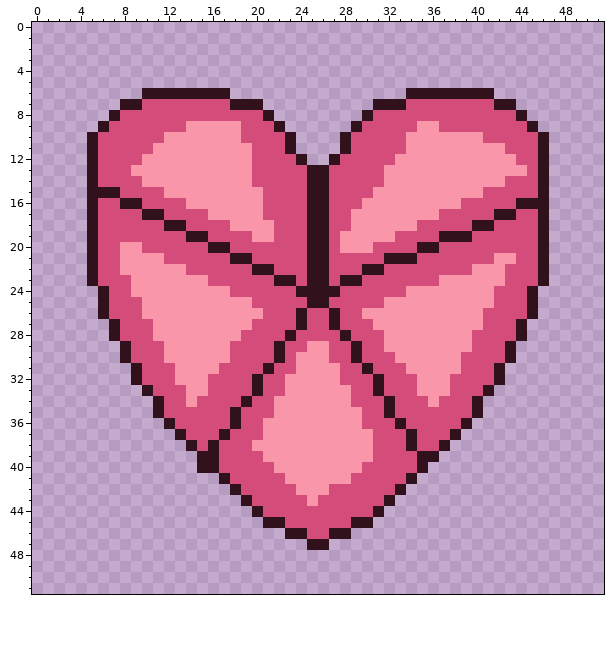
One commit to this pixel-art sprite: Cosmo-Truckers/Assets/Checked Out/Cole/Art/MG_Art/1. D1_MG/3. MiniBoss/DemHand/1. EyeGouger/MG_D1DEM_GougerGem.png. The picture above is the old version.
The file is 52x52 pixels.
New version:
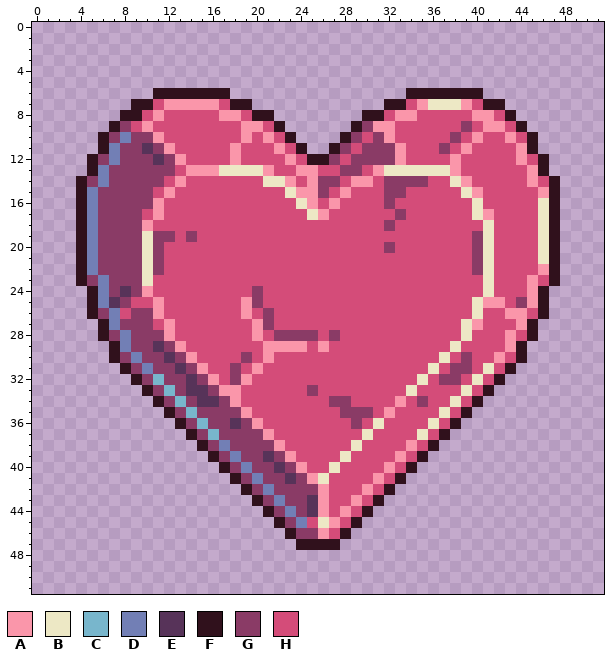
Palette (. is transparent): A #fa96aa  B #ede8c5  C #78b6cc  D #727fb5  E #573359  F #30111c  G #8a3b66  H #d44c79
The edit:
Changed rows in their new state; - is an unchanged pixel.
first column x 4:
 6 ------.------------------------------.------
 7 ----.-F-AAAAA---.----------.---ABBBA-F-.----
 8 ---.FF-A-----AA-F----------F-AA-----AA-F.---
 9 --.FG-A---HHHHHAA---------GAA--HH--G-AA-F.--
10 -.FGDGGAHHHHHHHA-A-------G-GA-HHHHGH---A-F.-
11 -.FDGGEG-HHHHH-H--AHF--FG-GGGAHHHGH-HHH-AF.-
12 --GDGGGEG-HHHH-H---AHFFG-GGGG-HHHH-HHHHHA---
13 --DGGGGGGH---BBBBA--AAH-GG-ABBBBBB-HHHHHHA--
14 FGDGGGGGH-HHHHHH-BBA-AGG-AA-GGGGHHB-HHH--AHF
15 FDGGGGG--HHHHHHHH--BAAG-A--HGGHHHHHB------AF
16 FDGGGGGA--HHHHHHH---BAHA--HHGHHHHHH-B---HHBF
17 FDGGGGHA----HHHHH----BA--HHHHGHHH---BAHH--BF
18 FDGGGGA-HH----HHHH---HH--HHHGHH-----HB----BF
19 FDGGGGBGG-GH----HH---HH-HHHHH----HHHGB----BF
20 FDGGGGBG----HH-------HH-HHH-G--HH---GB----BF
21 FDGGGGBG------HH-----HH-----HHH-----GBHH--BF
22 FDGGGGBGHH------HH---HH---HH--------GBH---AF
23 FGDGGGBHHHHH------HH-HH-HH-------HHHHBH--AHF
24 -FDGEG-HHHHHHH--G---HHHH------HHHHHHHB---AF-
25 -FDEG-H-HHHHHHH-G----HH-----HHHHHHHHB-A-GAF-
26 -FGD-GG-HHHHHHH-HG--H--H--HHHHHHHHHHB--AAHF-
27 --FDGGGH-HHHHHHHAG--H--H---HHHHHHHHB----AF--
28 --FGDGGG-HHHHHH-A-GGGG-GH---HHHHHHHB---AHF--
29 ---FDGGEG-HHHH---AAAAH---H--HHHHHHBH---AF---
30 ---FGDGGEG-HHH-G-AH-HHH--H---HHHHBHG--AHF---
31 ----FGDGGEG-H-G-AH--HHHH--H---HHBHGG-BHF----
32 ------GCGGEGA-GAH--HHHHH---H---BHGG-B-------
33 -------GCGEEGAA-H--HHGHHH--H--BHHH-B--------
34 --------GCGEEGAH--HHHHHGG---HA-GH-B---------
35 -------.FGCGGGGA--HHHHHHGGG-A----B-F.-------
36 --------.FGCGGEGAHHHHHHHHG-B-H--B-F.--------
37 ---------.FGCGGGG-HHHHHHHHB---HB-F.---------
38 ----------.FGDGGGG-HHHHHHBH---A-F.----------
39 -----------.-GDGGEG-HHHHBHH--A--.-----------
40 -----------..FGDGGEG-HHBHH--A-F.------------
41 -------------.FGDGGEG-BHH--A-F.-------------
42 --------------.FGDGGGG----A-F.--------------
43 ---------------.FGDGGEA--A-F.---------------
44 ----------------.FGDGEA-A-F.----------------
45 -----------------.-GD-BA--.-----------------
46 --------------------GGAH--------------------
47 --------------------F--F--------------------
